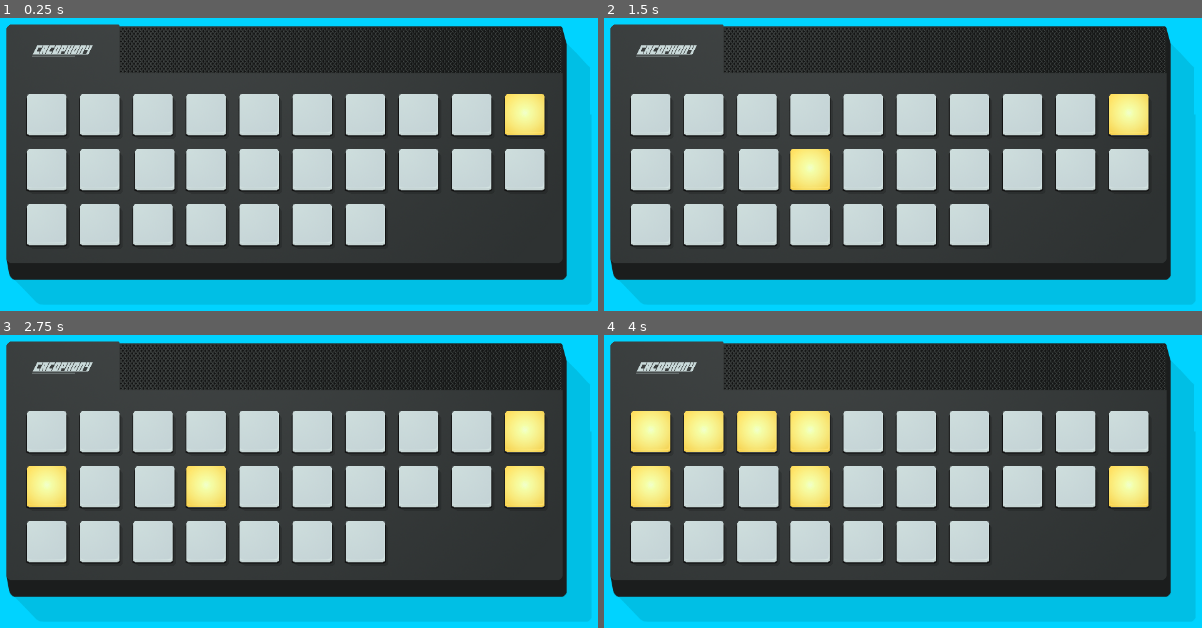
Above: before the commit, frames 1-4 (two rows, left to right).
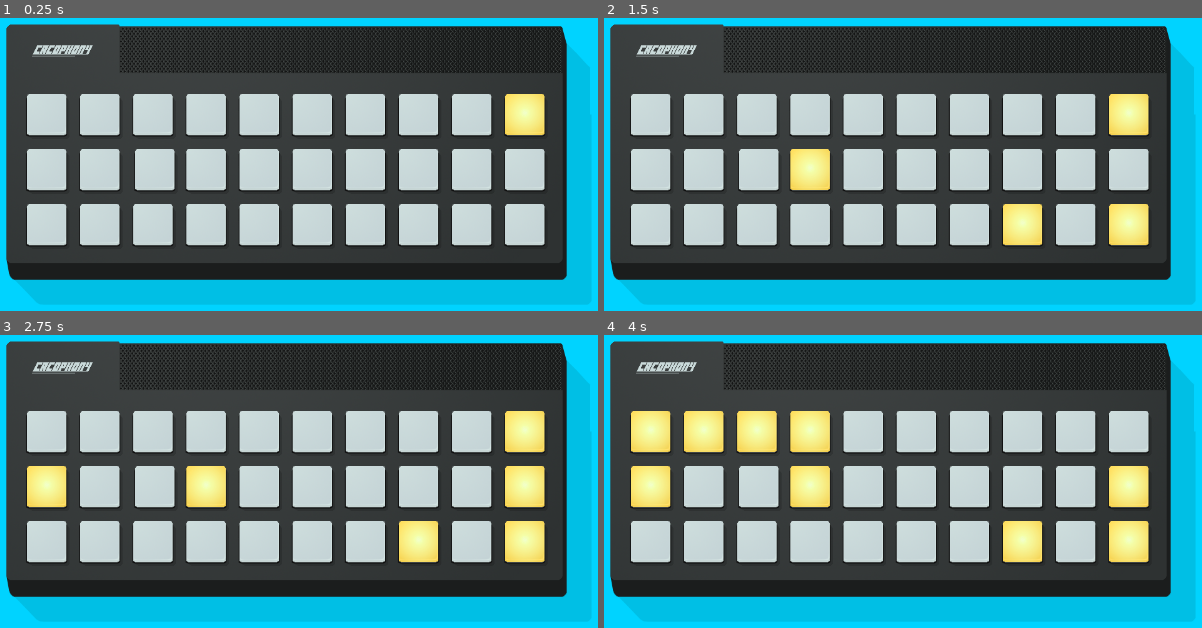
Above: after the commit, the same moments.

Repository: winterbeak/cacophony-t35x
Game: Godot game, scene res://Main.tscn
The game is run twice, just before and just after one commit, with the same random seed, the same clock (stepped at 60 frames per second) and the same inputs.
Inputs:
- Up to frame 1 (0.25 s): no input
- Up to frame 2 (1.5 s): tap Enter at 1.25 s
- Up to frame 3 (2.75 s): tap Space at 2 s
- Up to frame 4 (4 s): no input

The runs differ from the first frame. In frame 1, 2.8% of the frame differs, in the area x 66-92%, y 63-79%; in frame 2, 2.9%; in frame 3, 2.9%; in frame 4, 2.9%.

Commit message:
Add cadence component

Diff:
--- a/Analog Cacophony/scenes/Grid.gd
+++ b/Analog Cacophony/scenes/Grid.gd
@@ -25,13 +25,17 @@
 	$MemoryComponent.position.y = Constants.LIGHT_DISTANCE_VERT * 2
 	$DirectionComponent.position.y = Constants.LIGHT_DISTANCE_VERT * 2
 	$AlternateComponent.position.y = Constants.LIGHT_DISTANCE_VERT * 2
+	$CadenceComponent.position.y = Constants.LIGHT_DISTANCE_VERT * 2
 
 	$DirectionComponent.position.x = Constants.LIGHT_DISTANCE_HORIZ * 3
 	$AlternateComponent.position.x = Constants.LIGHT_DISTANCE_HORIZ * 4
+	$CadenceComponent.position.x = Constants.LIGHT_DISTANCE_HORIZ * 7
 
 func _process(delta):
 	if timer % 600 == 0:
 		$SequenceComponent.activate(3)
+	elif timer % 600 == 25:
+		$CadenceComponent.activate(5)
 	elif timer % 600 == 50:
 		$CountComponent.activate(5)
 	elif timer % 600 == 100:
--- a/Analog Cacophony/scenes/Grid.tscn
+++ b/Analog Cacophony/scenes/Grid.tscn
@@ -13,6 +13,7 @@
 [ext_resource path="res://scenes/components/AlternateComponent.tscn" type="PackedScene" id=11]
 [ext_resource path="res://scenes/components/DirectionComponent.tscn" type="PackedScene" id=12]
 [ext_resource path="res://scenes/components/MemoryComponent.tscn" type="PackedScene" id=13]
+[ext_resource path="res://scenes/components/CadenceComponent.tscn" type="PackedScene" id=14]
 
 [node name="Grid" type="Node2D"]
 script = ExtResource( 2 )
@@ -40,3 +41,5 @@
 [node name="DirectionComponent" parent="." instance=ExtResource( 12 )]
 
 [node name="AlternateComponent" parent="." instance=ExtResource( 11 )]
+
+[node name="CadenceComponent" parent="." instance=ExtResource( 14 )]
--- /dev/null
+++ b/Analog Cacophony/scenes/components/CadenceComponent.tscn
@@ -0,0 +1,17 @@
+[gd_scene load_steps=4 format=2]
+
+[ext_resource path="res://scripts/components/CadenceComponent.gd" type="Script" id=1]
+[ext_resource path="res://scenes/Light.tscn" type="PackedScene" id=2]
+[ext_resource path="res://scenes/components/BaseComponent.tscn" type="PackedScene" id=3]
+
+[node name="CadenceComponent" instance=ExtResource( 3 )]
+script = ExtResource( 1 )
+
+[node name="Light3" parent="." index="1" instance=ExtResource( 2 )]
+key = "?"
+
+[node name="Light2" parent="." index="2" instance=ExtResource( 2 )]
+key = "."
+
+[node name="Light1" parent="." index="3" instance=ExtResource( 2 )]
+key = ","
--- /dev/null
+++ b/Analog Cacophony/scripts/components/CadenceComponent.gd
@@ -0,0 +1,51 @@
+extends "res://scripts/components/BaseComponent.gd"
+
+var outside_is_first: bool = false
+var pressed: Array = []
+
+var rng: RandomNumberGenerator = RandomNumberGenerator.new()
+
+func _ready() -> void:
+	lights = [$Light1, $Light2, $Light3]
+	lights[1].position.x = Constants.LIGHT_DISTANCE_HORIZ
+	lights[2].position.x = Constants.LIGHT_DISTANCE_HORIZ * 2
+
+func start() -> void:
+	pressed = [false, false, false]
+	outside_is_first = rng.randi_range(0, 1) == 0
+	if outside_is_first:
+		lights[0].turn_on()
+		lights[2].turn_on()
+	else:
+		lights[1].turn_on()
+
+func on_key_press(key: String) -> void:
+
+	for i in range(len(lights)):
+		if key == lights[i].key:
+			if outside_is_first and (not pressed[0] or not pressed[2]) and i == 1:
+				for light in lights:
+					light.turn_off()
+				fail()
+			elif not outside_is_first and (not pressed[1]) and (i == 0 or i == 2):
+				for light in lights:
+					light.turn_off()
+				fail()
+			else:
+				lights[i].turn_off()
+				pressed[i] = true
+
+				if outside_is_first and pressed[0] and pressed[2]:
+					lights[1].turn_on()
+				elif not outside_is_first and pressed[1]:
+					lights[0].turn_on()
+					lights[2].turn_on()
+
+	# Deactivate if everything is pressed
+	for press in pressed:
+		if not press:
+			return
+
+	for light in lights:
+		light.turn_off()
+	deactivate()
Not shown: 1 places in Analog Cacophony/scenes/Grid.tscn that only renumber resources
